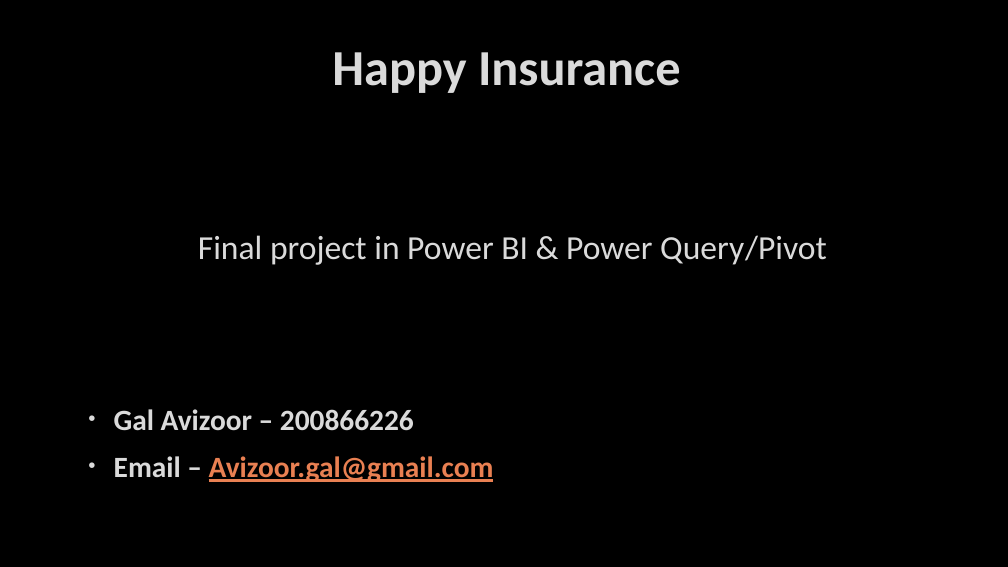
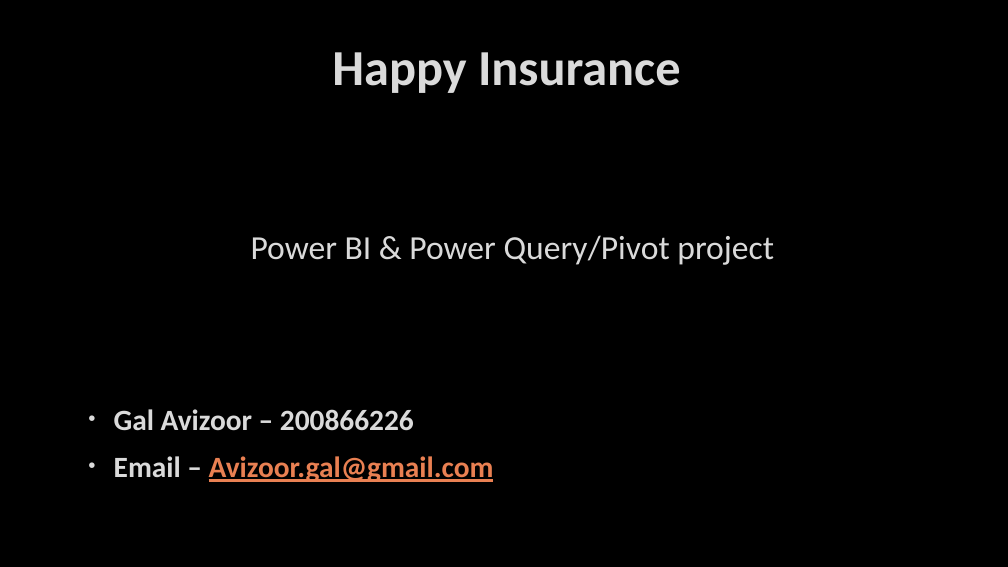
Before and after one commit to Gavizoor/-Happy-Insurance, a slide deck: slide 1 of Introduction - Happy Insurance.pptx. Drawn at 1008x567 pixels with LibreOffice and Linux fonts; fonts in the diff are those of the drawing; background and template pictures are left out. Boxes give left, top, right and bottom in pixels: in the first picture for what was removed or moved away, otherwise in the second. Text is boxed around its words. In the diff, an @@ line names an element or a change of style, - is before the commit and + after.

```diff
--- a/Introduction - Happy Insurance.pptx
+++ b/Introduction - Happy Insurance.pptx
@@ text at bbox=[251, 235, 774, 265]: text changed @@
-Final project in Power BI & Power Query/Pivot
+Power BI & Power Query/Pivot project
```
Also in this commit, not shown: 4 other slides changed, 1 slide removed, 1 other file.
